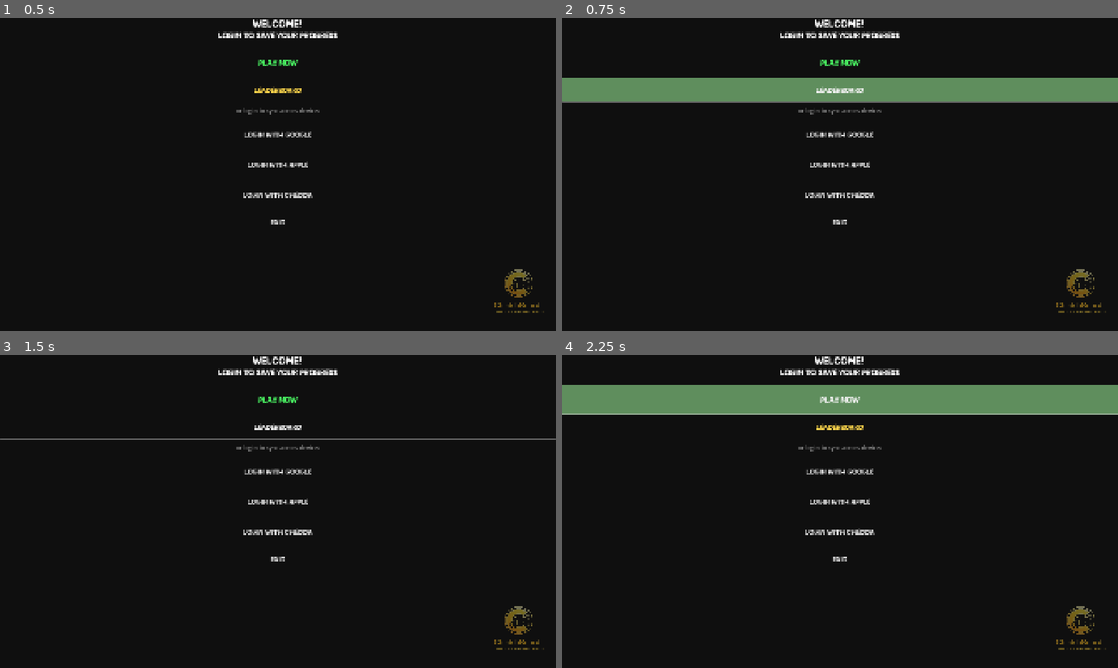
Above: before the commit, frames 1-4 (two rows, left to right).
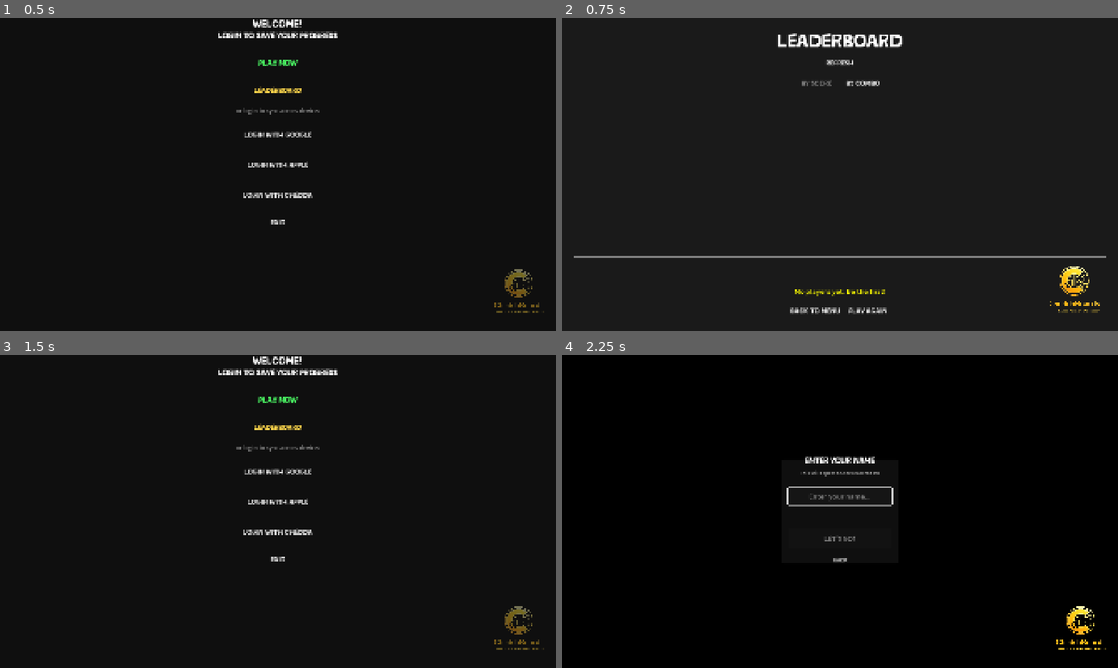
Above: after the commit, the same moments.

Repository: cheddatech/CheddaBoards-Godot
Game: Godot game, scene res://MainMenu.tscn
Same seed, same stepped clock (60 frames per second), same inputs: the game is played once before the commit and once after it.
Inputs (mouse positions are in pixels of both pictures, inside the frame that each line leads up to):
- Up to frame 1 (0.5 s): no input
- Up to frame 2 (0.75 s): click "Leaderboard" at 0.5 s
- Up to frame 3 (1.5 s): click (255, 649) at 1.25 s, where only the run after the commit has a clickable "Back to Menu"
- Up to frame 4 (2.25 s): click "PLAY NOW" at 2 s

Frame 1 is identical in both runs. In frame 2, 11% of the frame differs, in the area x 0-100%, y 0-95%; in frame 3, 0.6%; in frame 4, 12%.
Error before the commit: Parse Error: Expected opening "(" after function name. (res://MainMenu.gd:635)

Commit message:
Update MainMenu.gd

Diff:
--- a/MainMenu.gd
+++ b/MainMenu.gd
@@ -632,4 +632,272 @@
 	""", true)
 	return bool(is_mobile)
 
-func _show_mobile_n
+func _show_mobile_name_prompt():
+	"""Show native prompt for mobile web users"""
+	var default_name = anonymous_nickname if anonymous_nickname != "" else "Player"
+	var js_code = "prompt('Enter your name:', '%s')" % default_name.replace("'", "\\'")
+	var result = JavaScriptBridge.eval(js_code, true)
+
+	if result == null or str(result) == "null" or str(result).strip_edges() == "":
+		_log("Mobile prompt cancelled")
+		return
+
+	var name_text = str(result).strip_edges()
+
+	# Validate
+	if name_text.length() < MIN_NAME_LENGTH or name_text.length() > MAX_NAME_LENGTH:
+		JavaScriptBridge.eval("alert('Name must be %d-%d characters')" % [MIN_NAME_LENGTH, MAX_NAME_LENGTH], true)
+		return
+
+	# Same logic as _on_confirm_name_pressed()
+	var old_nickname = anonymous_nickname
+	anonymous_nickname = name_text
+	_save_player_data()
+
+	CheddaBoards.set_player_id(anonymous_player_id)
+
+	if old_nickname != "" and old_nickname != name_text:
+		_log("Updating nickname on backend: %s -> %s" % [old_nickname, name_text])
+		CheddaBoards.change_nickname_to(name_text)
+
+	CheddaBoards.login_anonymous(name_text)
+	_log("Starting game as: %s (ID: %s)" % [anonymous_nickname, anonymous_player_id])
+
+	get_tree().change_scene_to_file(SCENE_GAME)
+
+func _on_name_text_changed(_new_text: String):
+	"""Handle name text changes"""
+	_update_confirm_button_state()
+	name_status_label.text = ""
+
+func _on_name_submitted(name_text: String):
+	"""Handle Enter key in name field"""
+	if not confirm_name_button.disabled:
+		_on_confirm_name_pressed()
+
+func _on_confirm_name_pressed():
+	"""Confirm name and start game"""
+	var name_text = name_line_edit.text.strip_edges()
+
+	_log("=== NAME CONFIRMATION ===")
+	_log("Entered name: '%s'" % name_text)
+	_log("Old nickname: '%s'" % anonymous_nickname)
+	_log("Player ID: '%s'" % anonymous_player_id)
+
+	# Validate name
+	if name_text.length() < MIN_NAME_LENGTH:
+		name_status_label.text = "Name too short (min %d characters)" % MIN_NAME_LENGTH
+		name_status_label.add_theme_color_override("font_color", Color.RED)
+		return
+
+	if name_text.length() > MAX_NAME_LENGTH:
+		name_status_label.text = "Name too long (max %d characters)" % MAX_NAME_LENGTH
+		name_status_label.add_theme_color_override("font_color", Color.RED)
+		return
+
+	var old_nickname = anonymous_nickname
+
+	# Save the nickname
+	anonymous_nickname = name_text
+	_save_player_data()
+
+	# Set player ID first
+	CheddaBoards.set_player_id(anonymous_player_id)
+	_log("Set player ID to: %s" % anonymous_player_id)
+
+	# If returning player with different name, update on backend
+	_log("Checking nickname change: old='%s' new='%s' different=%s" % [old_nickname, name_text, old_nickname != name_text])
+	if old_nickname != "" and old_nickname != name_text:
+		_log(">>> Calling change_nickname_to('%s')" % name_text)
+		CheddaBoards.change_nickname_to(name_text)
+	else:
+		_log(">>> Skipping nickname change (same name or first time)")
+
+	# Login as anonymous with the nickname
+	_log(">>> Calling login_anonymous('%s')" % name_text)
+	CheddaBoards.login_anonymous(name_text)
+
+	_log("Starting game as: %s (ID: %s)" % [anonymous_nickname, anonymous_player_id])
+
+	# Go to game!
+	get_tree().change_scene_to_file(SCENE_GAME)
+
+func _on_cancel_name_pressed():
+	"""Cancel name entry, go back to login panel"""
+	_log("Name entry cancelled")
+	_show_login_panel()
+
+# ============================================================
+# CHEDDABOARDS SIGNAL HANDLERS
+# ============================================================
+
+func _on_login_success(nickname: String):
+	"""Login succeeded"""
+	_log("Login success: %s" % nickname)
+	_clear_ui_timeout()
+	is_logging_in = false
+
+	_show_main_panel_loading()
+	waiting_for_profile = true
+	profile_load_attempts = 0
+	_request_profile_with_timeout()
+
+func _on_login_failed(reason: String):
+	"""Login failed"""
+	_log("Login failed: %s" % reason)
+	_clear_ui_timeout()
+	_set_status("Login failed: %s" % reason, true)
+	_enable_login_buttons(true)
+	_stop_all_timers()
+	is_logging_in = false
+
+func _on_login_timeout():
+	"""Login timeout from SDK"""
+	_log("Login timeout signal")
+	_clear_ui_timeout()
+	_set_status("Login took too long. Please try again.", true)
+	_enable_login_buttons(true)
+	_stop_all_timers()
+	is_logging_in = false
+
+func _on_profile_loaded(nickname: String, score: int, streak: int, achievements: Array):
+	"""Profile loaded from backend"""
+	_log("Profile loaded: %s (score: %d)" % [nickname, score])
+
+	var profile = CheddaBoards.get_cached_profile()
+	if profile.is_empty():
+		return
+
+	if main_panel.visible:
+		_update_main_panel_stats(profile)
+
+	if waiting_for_profile:
+		waiting_for_profile = false
+		_stop_all_timers()
+		if not main_panel.visible:
+			_show_main_panel(profile)
+
+func _on_no_profile():
+	"""No profile found"""
+	_log("No profile signal")
+
+	# Only show main panel for REAL accounts (Google/Apple/Chedda)
+	# Anonymous users stay on login panel until they explicitly play
+	if not CheddaBoards.has_account() and not is_logging_in:
+		_stop_all_timers()
+		waiting_for_profile = false
+		_show_login_panel()
+	elif is_logging_in:
+		pass  # Still logging in, ignore
+	else:
+		# Has real account but no profile - use defaults
+		_stop_all_timers()
+		waiting_for_profile = false
+		_show_main_panel({
+			"nickname": CheddaBoards.get_nickname(),
+			"score": 0,
+			"streak": 0,
+			"playCount": 0
+		})
+
+func _on_logout_success():
+	"""Logout completed"""
+	_log("Logout success")
+	is_logging_in = false
+	_show_login_panel()
+
+func _on_nickname_changed(new_nickname: String):
+	"""Nickname changed"""
+	_log("Nickname changed: %s" % new_nickname)
+	if main_panel.visible:
+		welcome_label.text = "Welcome, %s!" % new_nickname
+
+# ============================================================
+# MAIN PANEL BUTTON HANDLERS
+# ============================================================
+
+func _on_play_button_pressed():
+	"""Start game (logged in)"""
+	_log("Play pressed")
+	get_tree().change_scene_to_file(SCENE_GAME)
+
+func _on_change_nickname_pressed():
+	"""Change nickname"""
+	_log("Change nickname pressed")
+	CheddaBoards.change_nickname()
+
+func _on_leaderboard_pressed():
+	"""View leaderboard"""
+	_log("Leaderboard pressed")
+	get_tree().change_scene_to_file(SCENE_LEADERBOARD)
+
+func _on_achievements_pressed():
+	"""View achievements"""
+	_log("Achievements pressed")
+	get_tree().change_scene_to_file(SCENE_ACHIEVEMENTS)
+
+func _on_settings_pressed():
+	"""Open settings"""
+	_log("Settings pressed")
+	if FileAccess.file_exists(SCENE_SETTINGS):
+		get_tree().change_scene_to_file(SCENE_SETTINGS)
+
+func _on_logout_pressed():
+	"""Logout"""
+	_log("Logout pressed")
+	CheddaBoards.logout()
+
+# ============================================================
+# PUBLIC GETTERS (for Game scene to access)
+# ============================================================
+
+func get_anonymous_nickname() -> String:
+	"""Get the saved anonymous nickname"""
+	return anonymous_nickname
+
+func get_anonymous_player_id() -> String:
+	"""Get the anonymous player ID"""
+	return anonymous_player_id
+
+# ============================================================
+# LOGGING
+# ============================================================
+
+func _log(message: String):
+	"""Log with timestamp"""
+	if not debug_logging:
+		return
+	var entry = "[%d] %s" % [Time.get_ticks_msec(), message]
+	state_history.append(entry)
+	print("[MainMenu] %s" % message)
+
+func _dump_debug():
+	"""Dump debug info (F9)"""
+	print("")
+	print("========================================")
+	print("       MainMenu Debug v1.3.0           ")
+	print("========================================")
+	print(" State")
+	print("  - Is Logging In:   %s" % str(is_logging_in))
+	print("  - Waiting Profile: %s" % str(waiting_for_profile))
+	print("----------------------------------------")
+	print(" Anonymous Player")
+	print("  - Nickname:        %s" % anonymous_nickname)
+	print("  - Player ID:       %s" % anonymous_player_id)
+	print("----------------------------------------")
+	print(" CheddaBoards")
+	print("  - SDK Ready:       %s" % str(CheddaBoards.is_ready()))
+	print("  - Has Account:     %s" % str(CheddaBoards.has_account()))
+	print("  - Is Authenticated:%s" % str(CheddaBoards.is_authenticated()))
+	print("  - Is Anonymous:    %s" % str(CheddaBoards.is_anonymous()))
+	print("  - Nickname:        %s" % CheddaBoards.get_nickname())
+	print("========================================")
+	print("")
+
+# ============================================================
+# CLEANUP
+# ============================================================
+
+func _exit_tree():
+	"""Cleanup"""
+	_stop_all_timers()
